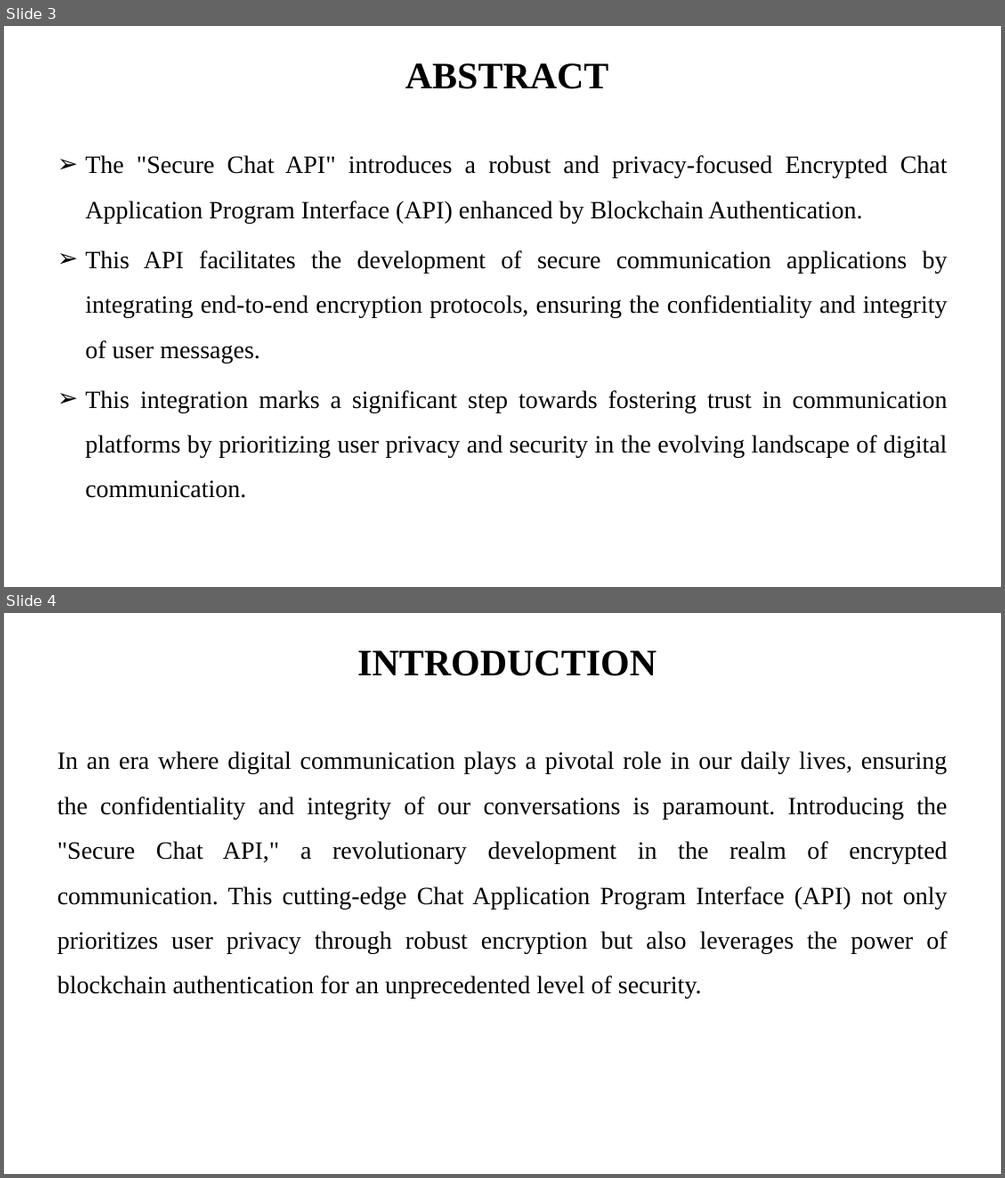
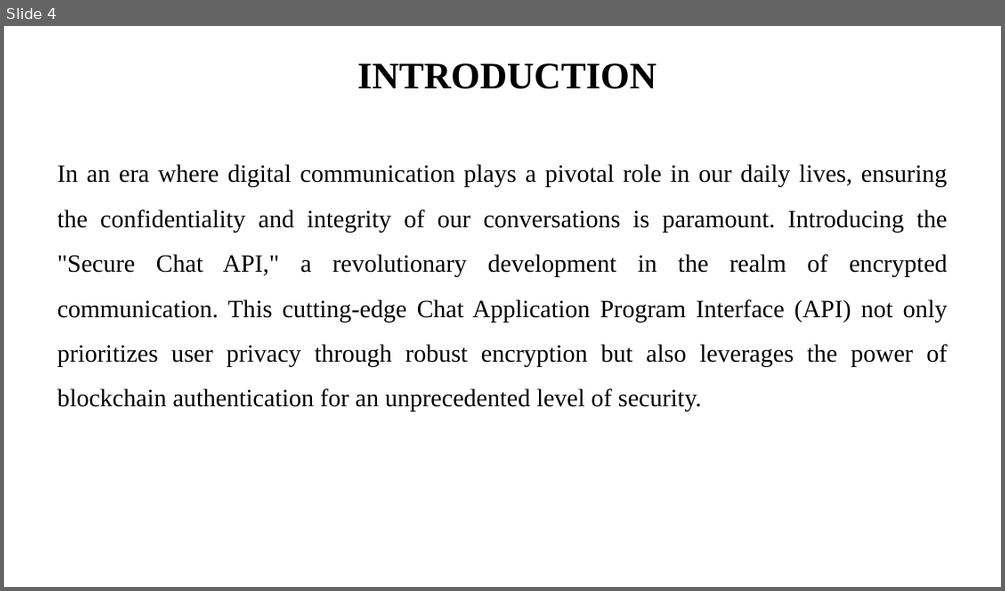
Before and after one commit to i-am-smf/Secure-Chat-using-Blockchain, a slide deck: First Review.pptx. Shown one above the other, each under a label of ours: slides 3 and 4 before the commit, slide 4 after it. The pictures are 1005x1178 and 1005x591 pixels, drawn with LibreOffice and Linux fonts; fonts in the diff are those of the drawing. Boxes give left, top, right and bottom in pixels: in the first picture for what was removed or moved away, otherwise in the second. Text is boxed around its words. In the diff, an @@ line names an element or a change of style, - is before the commit and + after.

```diff
--- a/First Review.pptx
+++ b/First Review.pptx
@@ slide 3 removed at [4,26,1001,587], background #FFFFFF @@
@@ title removed at [405,63,609,89] @@
-ABSTRACT
@@ text removed at [85,155,947,498] @@
-➢ The "Secure Chat API" introduces a robust and privacy-focused Encrypted Chat Application Program Interface (API) enhanced by Blockchain Authentication.
-➢ This API facilitates the development of secure communication applications by integrating end-to-end encryption protocols, ensuring the confidentiality and integrity of user messages.
-➢ This integration marks a significant step towards fostering trust in communication platforms by prioritizing user privacy and security in the evolving landscape of digital communication.
```
Also in this commit, not shown: 4 slides changed, 6 other files.
